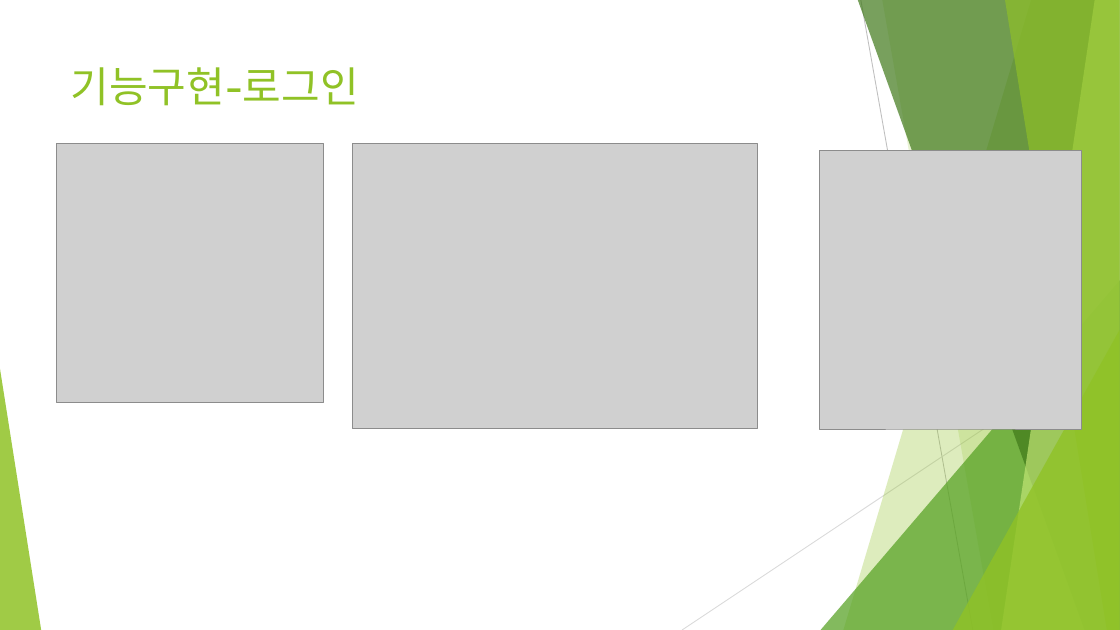
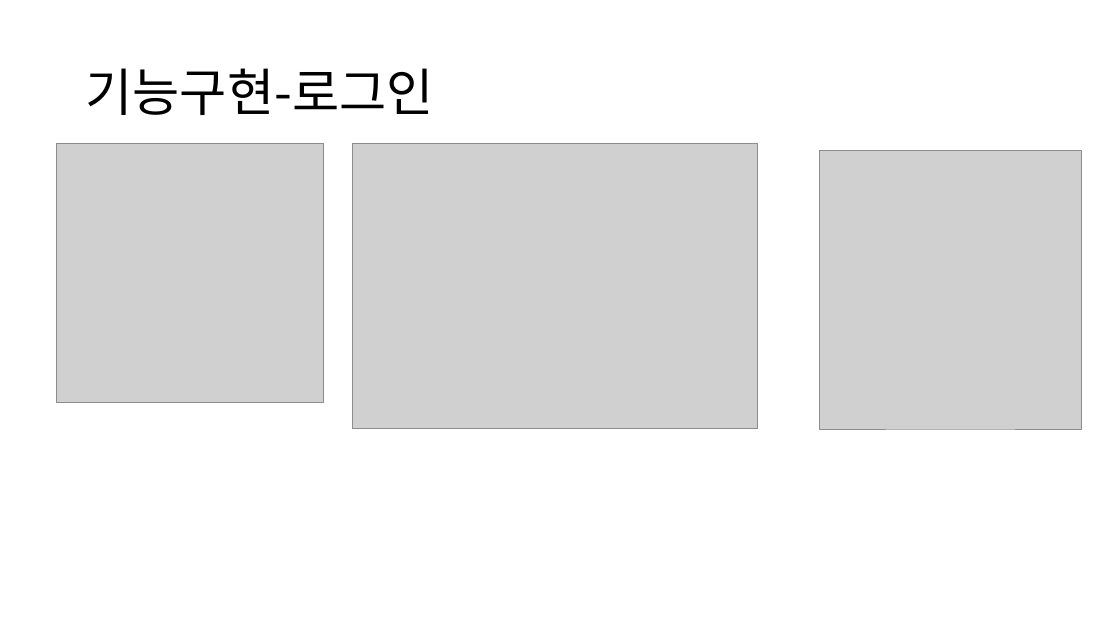
Before and after one commit to kcmantop/sample7, a slide deck: slide 4 of springboot/ticketing/티켓팅 부하 테스트.pptx. Drawn at 1120x630 pixels with LibreOffice and Linux fonts; fonts in the diff are those of the drawing; grey boxes stand for pictures. Boxes give left, top, right and bottom in pixels: in the first picture for what was removed or moved away, otherwise in the second. Text is boxed around its words. In the diff, an @@ line names an element or a change of style, - is before the commit and + after.

```diff
--- a/springboot/ticketing/티켓팅 부하 테스트.pptx
+++ b/springboot/ticketing/티켓팅 부하 테스트.pptx
@@ title "기능구현-로그인": place and size @@
-title "기능구현-로그인" at box(71, 67, 359, 106)
+title "기능구현-로그인" at box(85, 68, 434, 115)
@@ title "기능구현-로그인" at box(85, 68, 434, 115): size 36 to 44 pt, font Cabin to Noto Sans CJK KR, text colour #90C226 to #000000; line spacing 1 to 0.9; vertical alignment top to middle @@
@@ group removed at box(0, 0, 1120, 630): 5 freeform shapes, 3 triangles, 2 lines @@
```
Also in this commit, not shown: 8 other slides changed.
